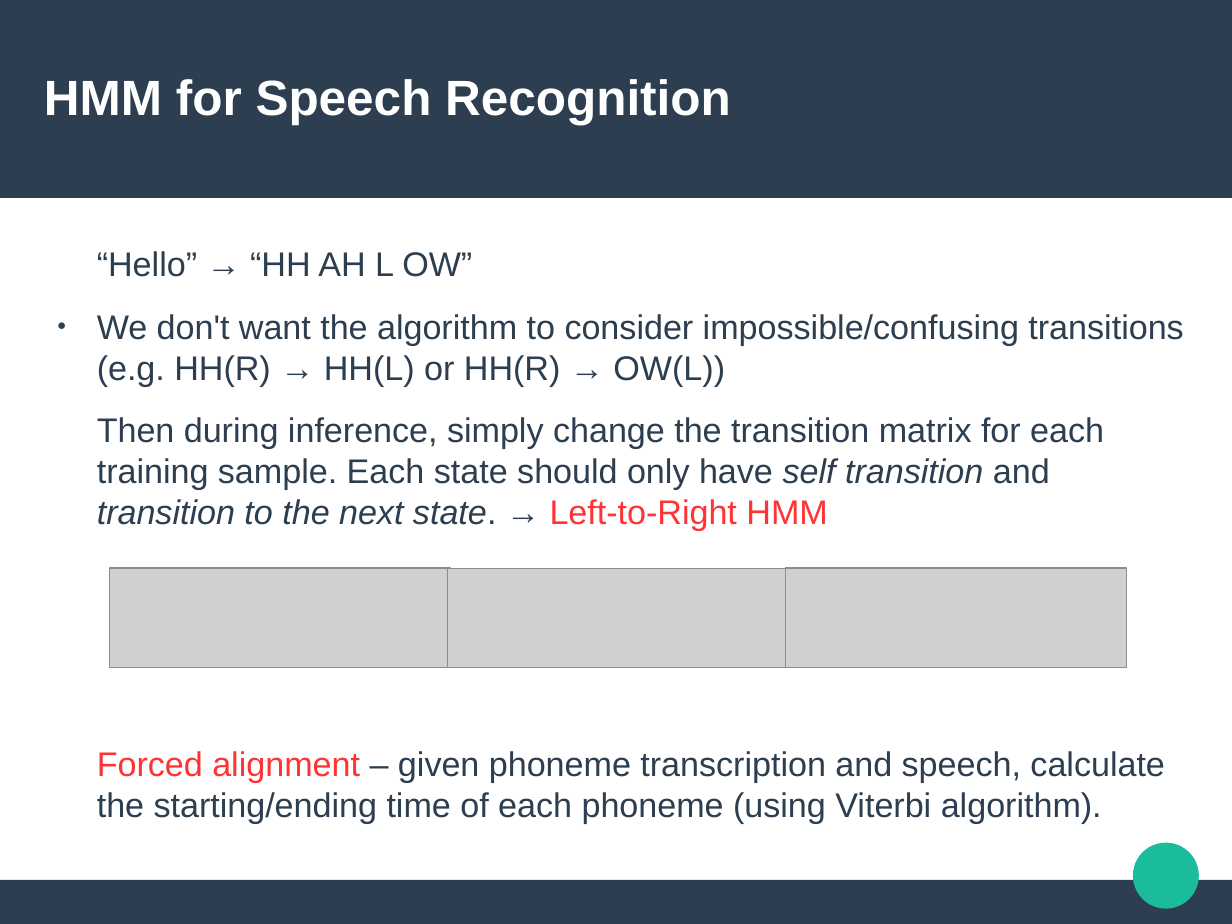
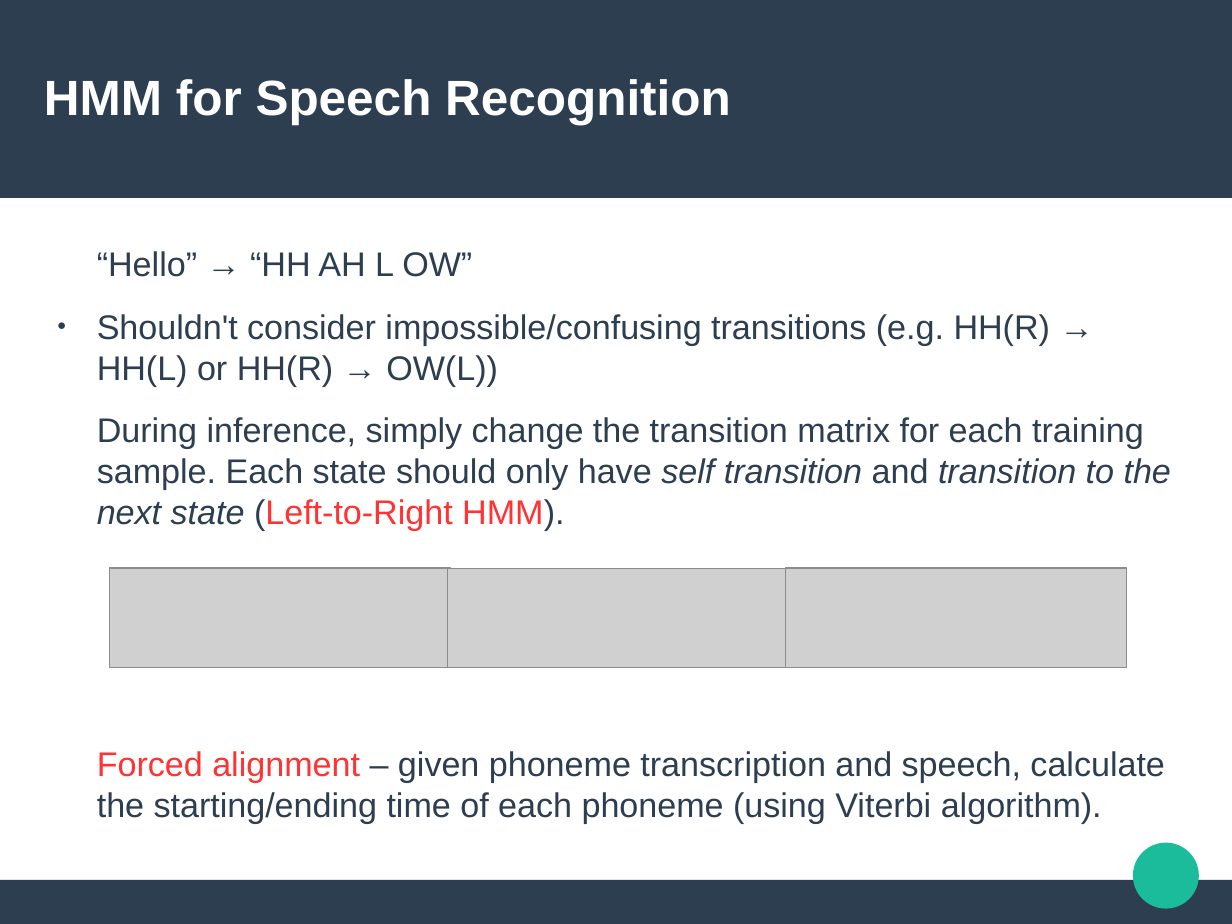
Before and after one commit to Sleepwalking/hmm-workshop, a slide deck: slide 19 of slides.odp. Drawn at 1232x924 pixels with LibreOffice and Linux fonts; fonts in the diff are those of the drawing; grey boxes stand for pictures. Boxes give left, top, right and bottom in pixels: in the first picture for what was removed or moved away, otherwise in the second. Text is boxed around its words. In the diff, an @@ line names an element or a change of style, - is before the commit and + after.

```diff
--- a/slides.odp
+++ b/slides.odp
@@ text at box(97, 314, 1171, 531): text changed @@
-● We don't want the algorithm to consider impossible/confusing transitions (e.g. HH(R) → HH(L) or HH(R) → OW(L))
-Then during inference, simply change the transition matrix for each training sample. Each state should only have self transition and transition to the next state. → Left-to-Right HMM
+● Shouldn't consider impossible/confusing transitions (e.g. HH(R) → HH(L) or HH(R) → OW(L))
+During inference, simply change the transition matrix for each training sample. Each state should only have self transition and transition to the next state (Left-to-Right HMM).
```
Also in this commit, not shown: 1 other slide changed, 1 slide added.
